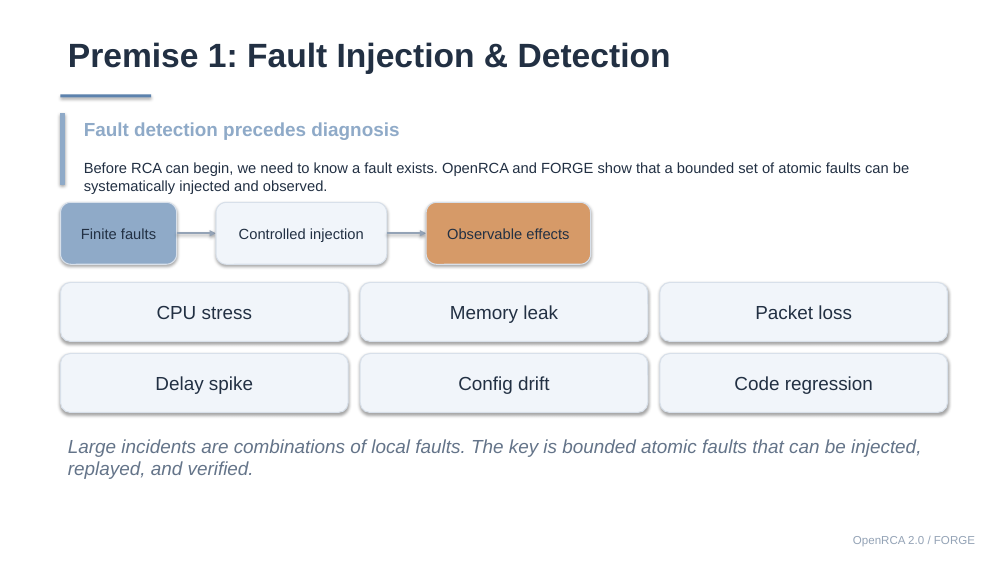
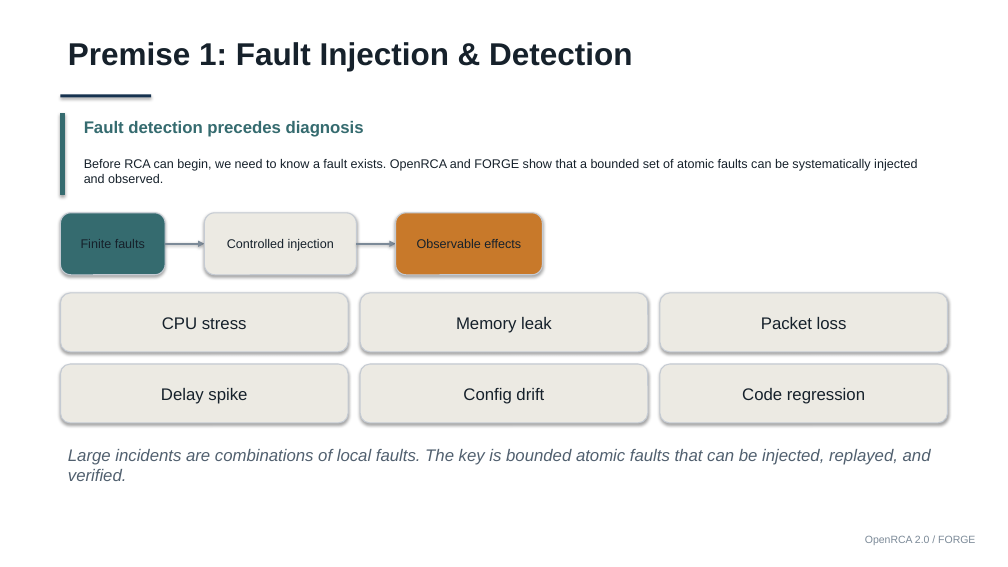
Before and after one commit to Lincyaw/paperops, a slide deck: slide 3 of examples/self-intro/diagnostic_world_model.pptx. Drawn at 1008x567 pixels with LibreOffice and Linux fonts; fonts in the diff are those of the drawing. Boxes give left, top, right and bottom in pixels: in the first picture for what was removed or moved away, otherwise in the second. Text is boxed around its words. In the diff, an @@ line names an element or a change of style, - is before the commit and + after.

```diff
--- a/examples/self-intro/diagnostic_world_model.pptx
+++ b/examples/self-intro/diagnostic_world_model.pptx
@@ text "Premise 1: Fault Injection & ..." at (68, 42, 632, 71): size 32 to 30 pt, text colour #223043 to #16212B @@
@@ rectangle at (60, 95, 151, 98): fill #5C82AD to #16324F @@
@@ rectangle: place and size @@
-rectangle at (60, 113, 65, 185)
+rectangle at (60, 113, 65, 194)
@@ rectangle at (60, 113, 65, 194): fill #8FAAC8 to #356B6F; outline #8FAAC8 1 pt to #356B6F 1 pt @@
@@ text "Fault detection precedes diagnosis" at (84, 121, 364, 137): size 18 to 16 pt, text colour #8FAAC8 to #356B6F @@
@@ text "Before RCA can begin, we ..." at (84, 159, 917, 183): size 14 to 12 pt, text colour #223043 to #16212B @@
@@ rounded rectangle "Finite faults": place and size @@
-rounded rectangle "Finite faults" at (60, 203, 177, 265)
+rounded rectangle "Finite faults" at (60, 212, 165, 274)
@@ rounded rectangle "Finite faults" at (60, 212, 165, 274): size 14 to 12 pt, text colour #223043 to #16212B; fill #8FAAC8 to #356B6F; outline #D8E0EA 1 pt to #C5CBD3 1 pt @@
@@ rounded rectangle "Controlled injection": place and size @@
-rounded rectangle "Controlled injection" at (216, 203, 387, 265)
+rounded rectangle "Controlled injection" at (204, 212, 356, 274)
@@ rounded rectangle "Controlled injection" at (204, 212, 356, 274): size 14 to 12 pt, text colour #223043 to #16212B; fill #F1F5FA to #ECEAE3; outline #D8E0EA 1 pt to #C5CBD3 1 pt @@
@@ rounded rectangle "Observable effects": place and size @@
-rounded rectangle "Observable effects" at (426, 203, 591, 265)
+rounded rectangle "Observable effects" at (395, 212, 542, 274)
@@ rounded rectangle "Observable effects" at (395, 212, 542, 274): size 14 to 12 pt, text colour #223043 to #16212B; fill #D69A68 to #C8792A; outline #D8E0EA 1 pt to #C5CBD3 1 pt @@
@@ arrow moved from (177, 234) - (216, 234) to (165, 243) - (204, 243) @@
@@ arrow (165, 243) - (204, 243): stroke #94A3B6 1.5 pt to #7C8A98 1.5 pt @@
@@ arrow moved from (387, 234) - (426, 234) to (356, 243) - (395, 243) @@
@@ arrow (356, 243) - (395, 243): stroke #94A3B6 1.5 pt to #7C8A98 1.5 pt @@
@@ 6 rounded rectangles: place and size @@
-6 rounded rectangles at (60, 283, 948, 413)
+6 rounded rectangles at (60, 293, 948, 423)
@@ size 18 to 16 pt, text colour #223043 to #16212B; fill #F1F5FA to #ECEAE3; outline #D8E0EA 1 pt to #C5CBD3 1 pt in 6 elements at (60, 293, 348, 352), (360, 293, 647, 352), (660, 293, 948, 352), (60, 364, 348, 423), (360, 364, 647, 423), (660, 364, 948, 423) @@
@@ text "Large incidents are combinations of ...": place and size @@
-text "Large incidents are combinations of ..." at (68, 439, 921, 479)
+text "Large incidents are combinations of ..." at (68, 449, 931, 481)
@@ text "Large incidents are combinations of ..." at (68, 449, 931, 481): size 18 to 16 pt, text colour #647489 to #51606F @@
@@ text "OpenRCA 2.0 / FORGE" at (865, 535, 975, 545): size 11 to 10 pt, text colour #94A3B6 to #7C8A98 @@
```
Also in this commit, not shown: 17 other slides changed, 27 other files.
